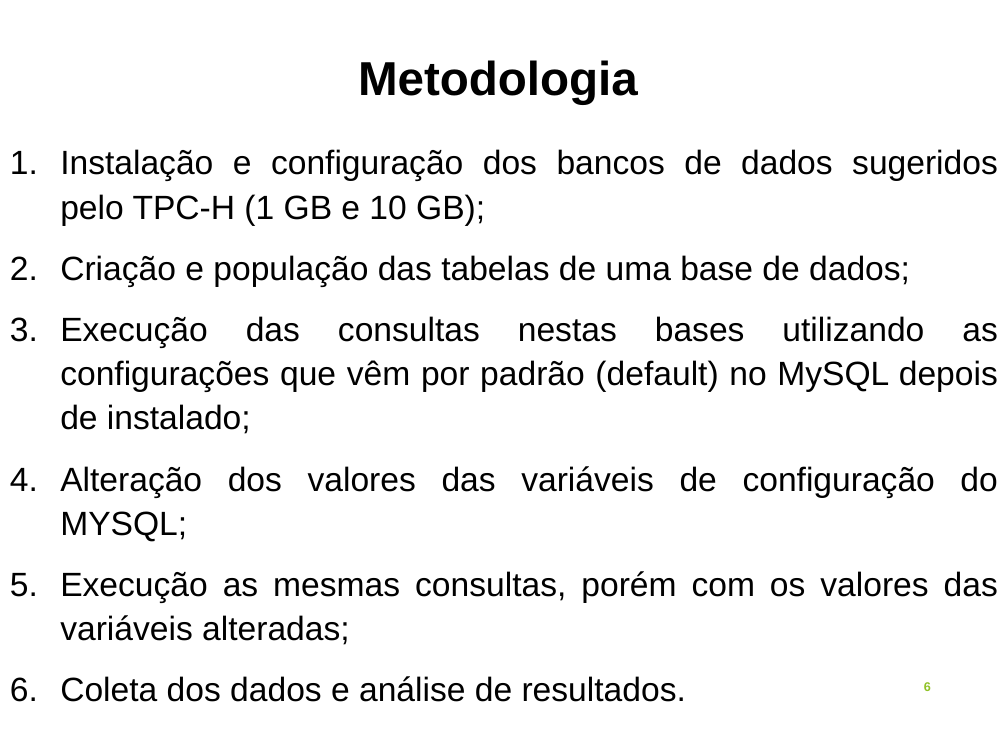
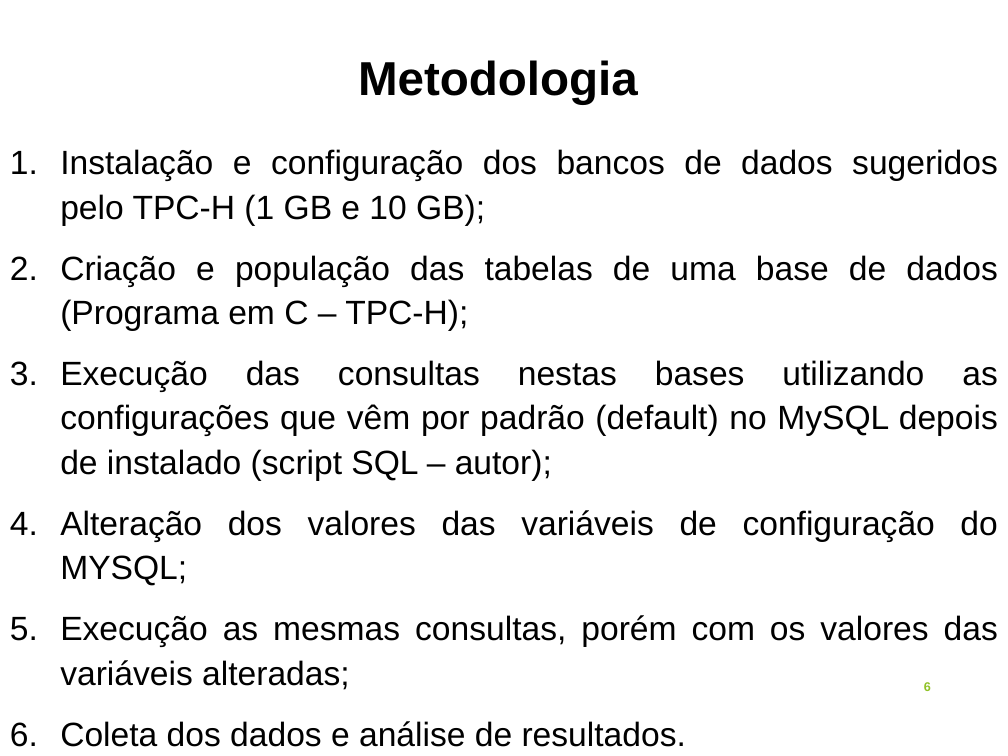
Before and after one commit to alexsandro-matias/TPC-H, a slide deck: slide 6 of final-doc/apresentacao-defesa-tcc.ppt. Drawn at 1008x756 pixels with LibreOffice and Linux fonts; fonts in the diff are those of the drawing. Boxes give left, top, right and bottom in pixels: in the first picture for what was removed or moved away, otherwise in the second. Text is boxed around its words. In the diff, an @@ line names an element or a change of style, - is before the commit and + after.

```diff
--- a/final-doc/apresentacao-defesa-tcc.ppt
+++ b/final-doc/apresentacao-defesa-tcc.ppt
@@ text at <box>60,255,998,481</box>: text changed @@
-2. Criação e população das tabelas de uma base de dados;
-3. Execução das consultas nestas bases utilizando as configurações que vêm por padrão (default) no MySQL depois de instalado;
+2. Criação e população das tabelas de uma base de dados (Programa em C – TPC-H);
+3. Execução das consultas nestas bases utilizando as configurações que vêm por padrão (default) no MySQL depois de instalado (script SQL – autor);
```
Also in this commit, not shown: 7 other slides changed, 2 slides added, 3 other files.
